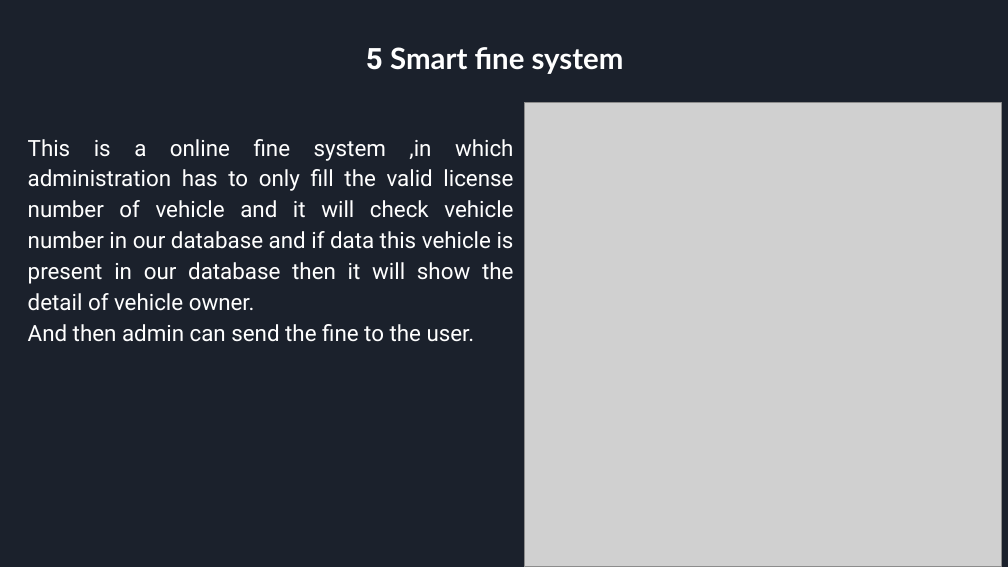
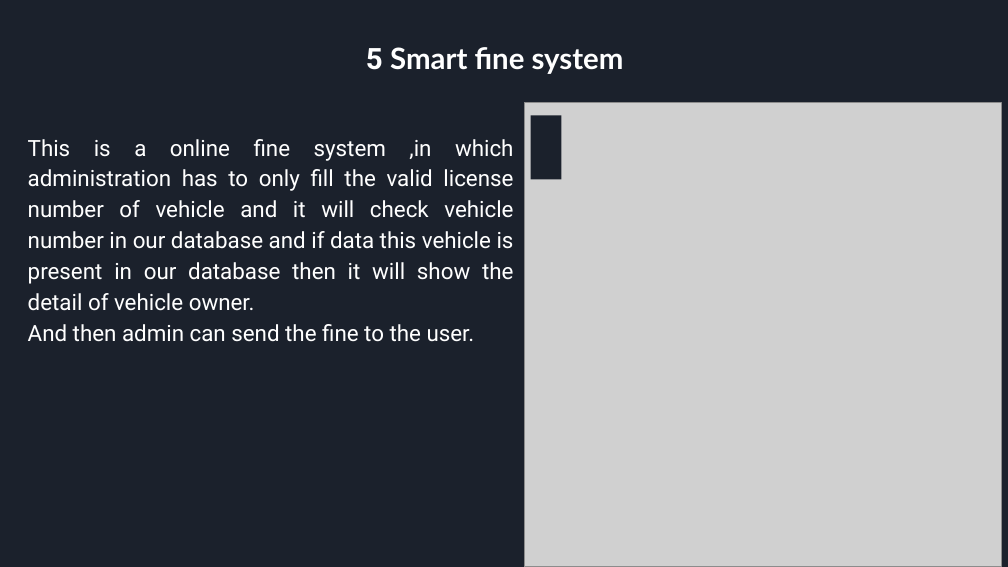
Before and after one commit to bjmanish/Intelligence-traffic-monitoring-system, a slide deck: slide 16 of Intelligence Traffic monitoing system.pptx (slide 17 before the commit). Drawn at 1008x567 pixels with LibreOffice and Linux fonts; fonts in the diff are those of the drawing; grey boxes stand for pictures. Boxes give left, top, right and bottom in pixels: in the first picture for what was removed or moved away, otherwise in the second. Text is boxed around its words. In the diff, an @@ line names an element or a change of style, - is before the commit and + after.

```diff
--- a/Intelligence Traffic monitoing system.pptx
+++ b/Intelligence Traffic monitoing system.pptx
@@ rectangle added at bbox=[530, 116, 560, 180], fill #1B212C @@
```
Also in this commit, not shown: 4 other slides changed, 1 slide added, 1 slide removed, 6 other files.
